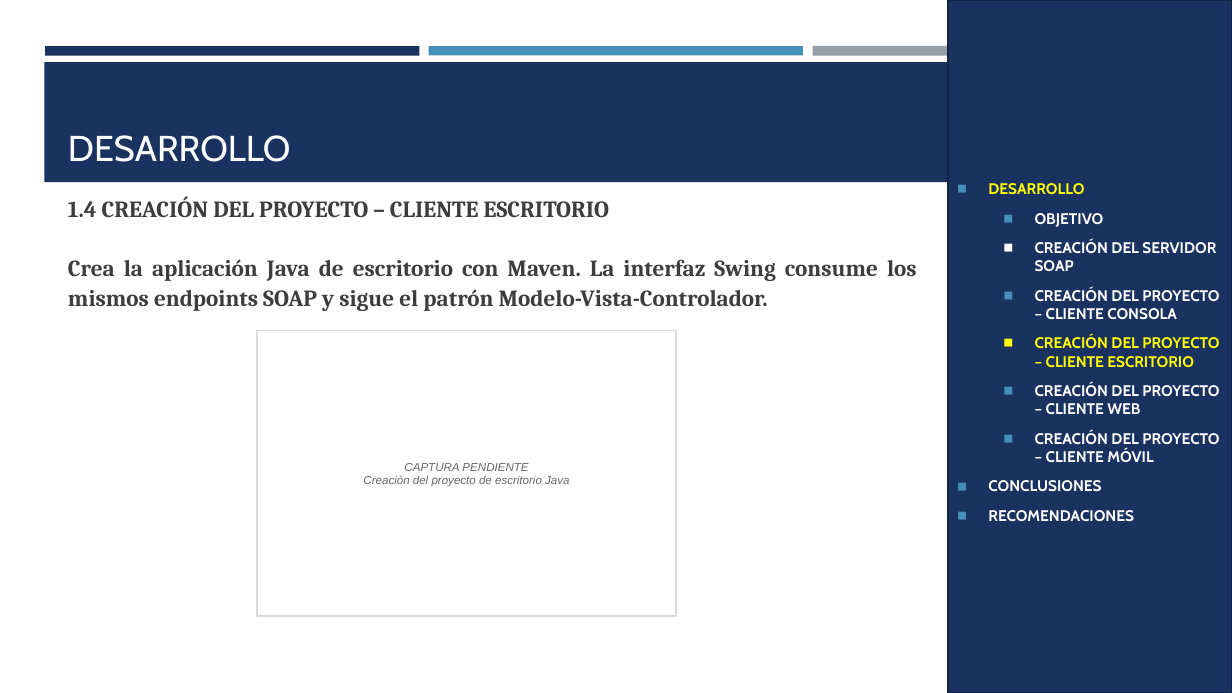
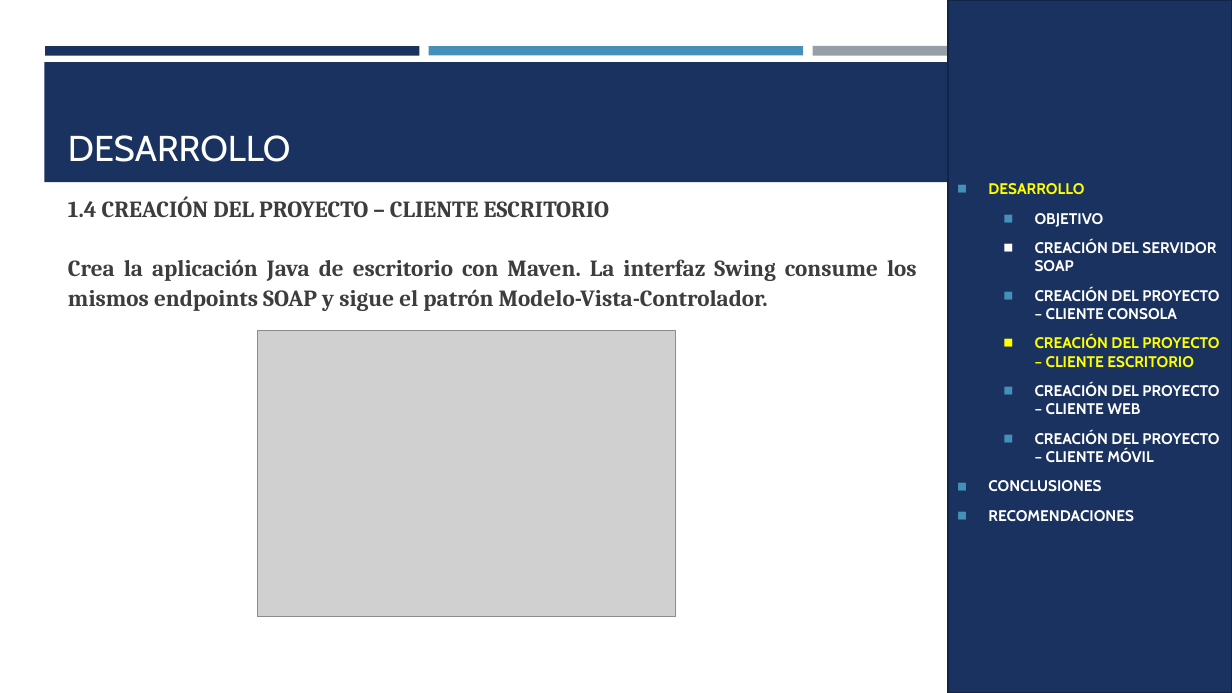
Before and after one commit to JulioViche/u1-sw-arch, a slide deck: slide 13 of TI.1.1. PAO202651_SOAP_JAVA_SINBDD_NRC36884_GR09/05. DOCUMENTACION/CONVUNI_SOAP_JAVA_GR09.pptx. Drawn at 1232x693 pixels with LibreOffice and Linux fonts; fonts in the diff are those of the drawing; grey boxes stand for pictures. Boxes give left, top, right and bottom in pixels: in the first picture for what was removed or moved away, otherwise in the second. Text is boxed around its words. In the diff, an @@ line names an element or a change of style, - is before the commit and + after.

Commit message:
docs(soap-java): completar manual y capturas de clientes
Actualiza el manual técnico y la presentación con capturas de los clientes de consola, escritorio, web y móvil, además de la evidencia del servidor y WSDL.

Conserva a Murillo Medina, Gabriel Omar y Viche Castillo, Julio Enrique en orden alfabético. Corrige las figuras del proyecto móvil y presenta LoginController y ConversionController como texto editable con sus rótulos y líneas legibles.

Incluye las capturas y la versión Markdown del manual. El DOCX se abrió en Word y se revisaron páginas renderizadas; la presentación se renderizó y no contiene marcadores de captura pendiente.

```diff
--- a/TI.1.1. PAO202651_SOAP_JAVA_SINBDD_NRC36884_GR09/05. DOCUMENTACION/CONVUNI_SOAP_JAVA_GR09.pptx
+++ b/TI.1.1. PAO202651_SOAP_JAVA_SINBDD_NRC36884_GR09/05. DOCUMENTACION/CONVUNI_SOAP_JAVA_GR09.pptx
@@ rectangle removed at [257,331,676,616] @@
-CAPTURA PENDIENTE
-Creación del proyecto de escritorio Java
@@ picture added at [257,331,676,617] @@
```
Also in this commit, not shown: 15 other slides changed, 18 other files.
